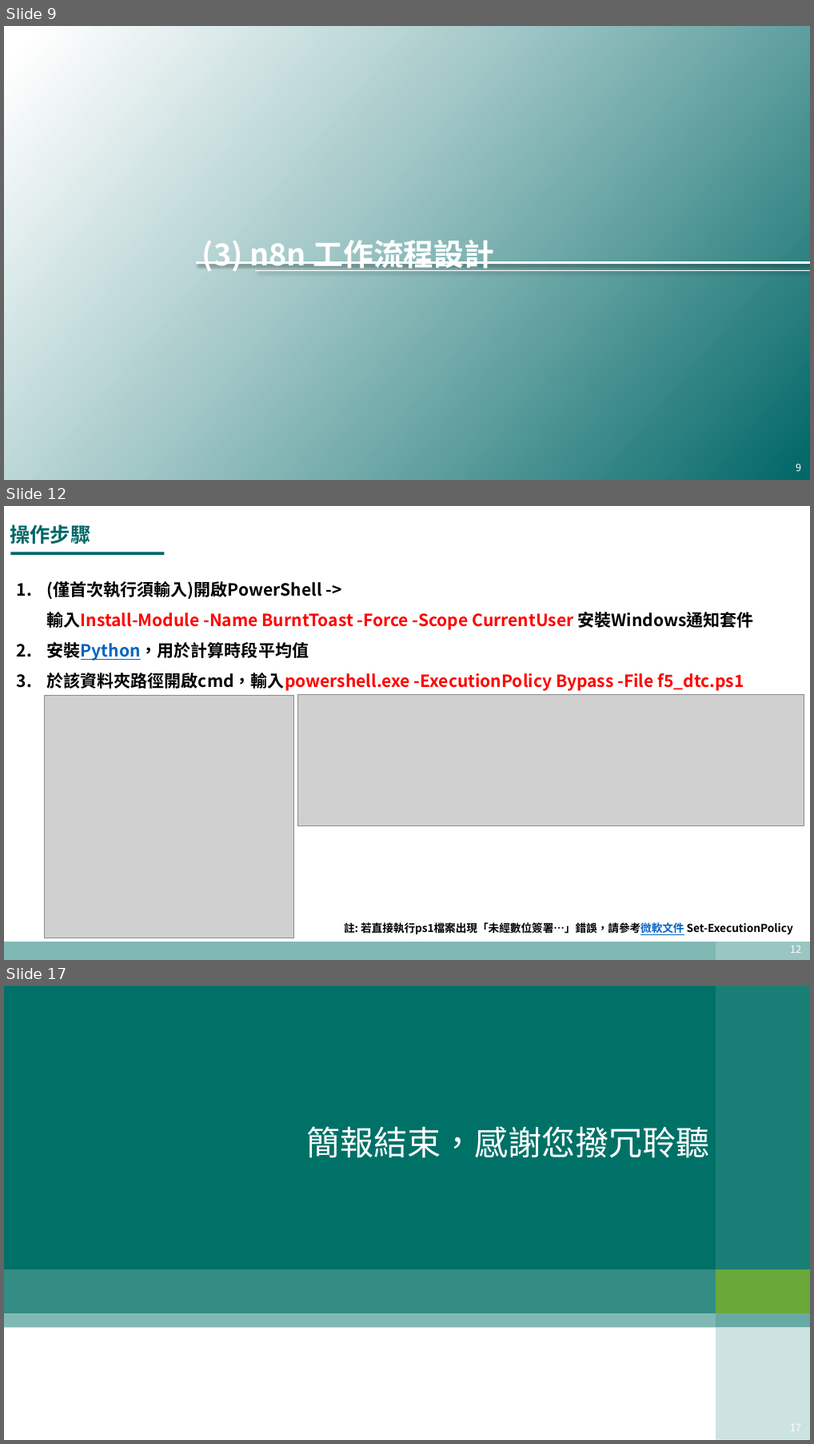
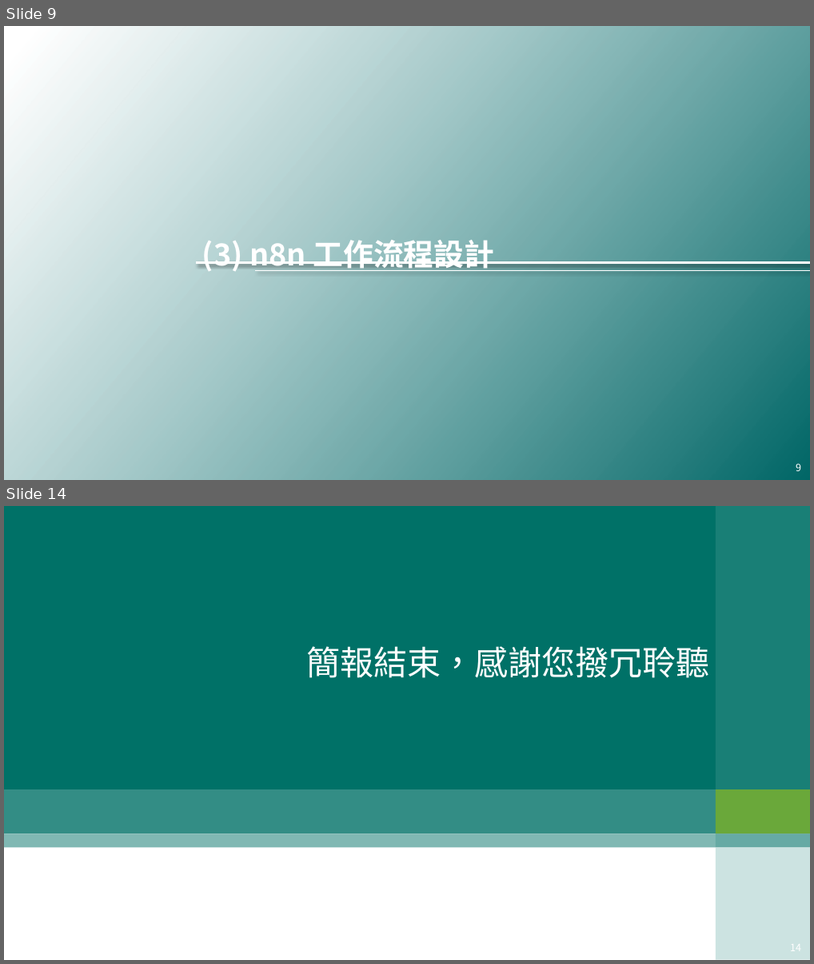
Before and after one commit to 43903687/Data_for_CTBC, a slide deck: 20251104_n8n報告.pptx. Shown one above the other, each under a label of ours: slides 9, 12 and 17 before the commit, slides 9 and 14 after it; the slides between them are not shown. The pictures are 814x1444 and 814x964 pixels, drawn with LibreOffice and Linux fonts; fonts in the diff are those of the drawing; grey boxes stand for pictures; background and template pictures are left out. Boxes give left, top, right and bottom in pixels: in the first picture for what was removed or moved away, otherwise in the second. Text is boxed around its words. In the diff, an @@ line names an element or a change of style, - is before the commit and + after.

```diff
--- a/20251104_n8n報告.pptx
+++ b/20251104_n8n報告.pptx
@@ slide 12 removed at (x1=4, y1=506, x2=810, y2=960), background #FFFFFF @@
@@ title removed at (x1=10, y1=524, x2=91, y2=544) @@
-操作步驟
@@ rectangle removed at (x1=10, y1=552, x2=164, y2=555) @@
@@ text removed at (x1=47, y1=581, x2=754, y2=691) @@
-1. (僅首次執行須輸入)開啟PowerShell ->
-   輸入Install-Module -Name BurntToast -Force -Scope CurrentUser 安裝Windows通知套件
-2. 安裝Python，用於計算時段平均值
-3. 於該資料夾路徑開啟cmd，輸入powershell.exe -ExecutionPolicy Bypass -File f5_dtc.ps1
@@ picture removed at (x1=45, y1=695, x2=294, y2=938) @@
@@ picture removed at (x1=298, y1=695, x2=805, y2=826) @@
@@ text removed at (x1=344, y1=922, x2=794, y2=935) @@
-註: 若直接執行ps1檔案出現「未經數位簽署…」錯誤，請參考微軟文件 Set-ExecutionPolicy
@@ rectangle removed at (x1=4, y1=941, x2=810, y2=960) @@
@@ rectangle removed at (x1=716, y1=941, x2=810, y2=960) @@
@@ page number removed at (x1=790, y1=945, x2=802, y2=952) @@
-12
@@ what was slide 17 is now slide 14 @@
@@ page number at (x1=756, y1=939, x2=808, y2=956): text changed @@
-17
+14
```
Also in this commit, not shown: 4 slides changed, 3 slides added, 5 other slides removed, 1 other file.
